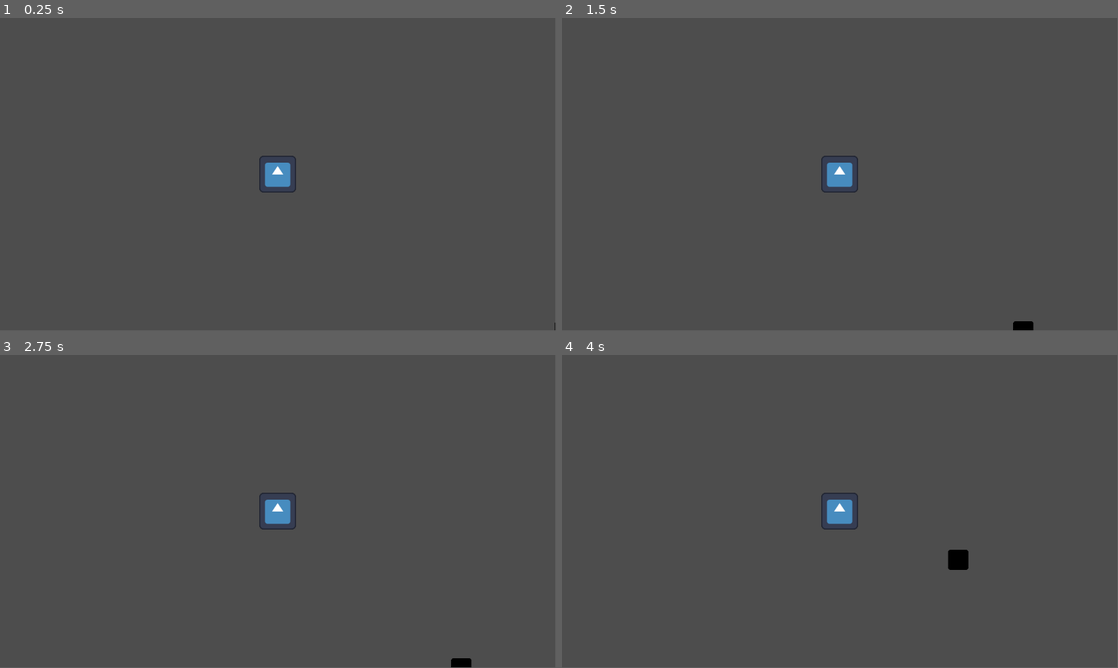
Above: before the commit, frames 1-4 (two rows, left to right).
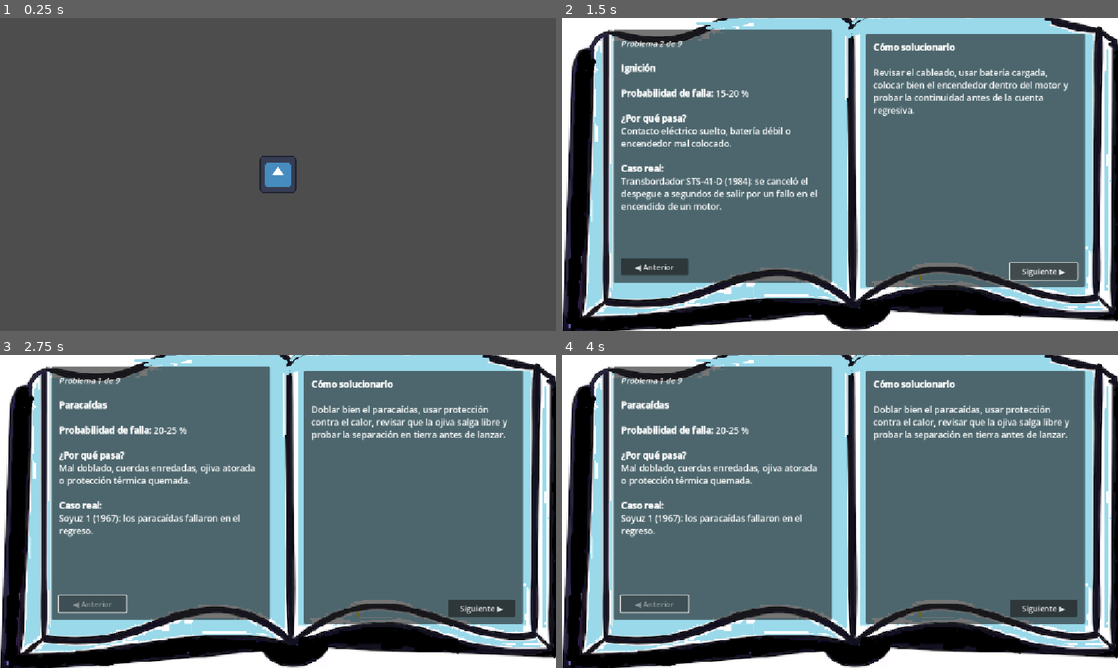
Above: after the commit, the same moments.

Repository: Eduplyer/RocketMission
Game: Godot game, scene res://Environment/space_center.tscn
Two runs of this game, one before a commit and one after it. Both use one fixed random seed, a clock stepped at 60 frames per second and the inputs below. The engine's default icon, where the game draws it, is replaced by a stand-in: a white triangle on a blue panel in a dark square.
Inputs (mouse positions are in pixels of both pictures, inside the frame that each line leads up to):
- Up to frame 1 (0.25 s): no input
- Up to frame 2 (1.5 s): tap Enter at 0.5 s; hold D (Right) 0.53-1.25 s; hold Tab (book, bound only after the commit) 0.53-1.25 s; click (1045, 271) at 1.25 s, where only the run after the commit has a clickable "Siguiente ▶"
- Up to frame 3 (2.75 s): click (94, 602) at 2 s, where only the run after the commit has a clickable "◀ Anterior"
- Up to frame 4 (4 s): tap Space at 2.75 s; hold S (Down) 2.78-3.53 s; tap E (Take) at 2.85 s; tap Tab (book, bound only after the commit) at 3.05 s; hold D (Right) from 3.53 s (still down); hold Tab (book, bound only after the commit) from 3.53 s (still down)
In our replay, the window is 799x449 before the commit and 800x450 after it. These sizes can differ from the game's own. Grey fills any space a smaller window leaves; there, only what the larger window draws over its background counts as a difference.

The runs differ from the first frame. In frame 1, less than 0.1% of the frame differs, in the area x 46-100%, y 44-100%; in frame 2, 98%; in frame 3, 98%, in the area x 0-100%, y 0-100%; in frame 4, 98%.

Commit message:
4

Diff:
--- a/Screens/gmat.tscn
+++ b/Screens/gmat.tscn
@@ -65,3 +65,11 @@
 [node name="ValueCircularity" type="HSlider" parent="Panel/VBoxContainer"]
 custom_minimum_size = Vector2(300, 0)
 layout_mode = 2
+
+[node name="Button" type="Button" parent="Panel"]
+layout_mode = 0
+offset_right = 8.0
+offset_bottom = 8.0
+text = "SAVE and CLOSE"
+
+[connection signal="pressed" from="Panel/Button" to="." method="_on_button_pressed"]
--- a/Screens/gui.tscn
+++ b/Screens/gui.tscn
@@ -1,8 +1,12 @@
-[gd_scene load_steps=2 format=3 uid="uid://bpijyfxp1087s"]
+[gd_scene load_steps=3 format=3 uid="uid://bpijyfxp1087s"]
 
 [ext_resource type="PackedScene" uid="uid://bt3l75cgr6rg7" path="res://Screens/gmat.tscn" id="1_jf5eo"]
+[ext_resource type="PackedScene" uid="uid://d4jpbscp864x5" path="res://Interactives/book.tscn" id="2_vve12"]
 
 [node name="GUI" type="CanvasLayer"]
 
 [node name="GMAT" parent="." instance=ExtResource("1_jf5eo")]
 visible = false
+
+[node name="Book" parent="." instance=ExtResource("2_vve12")]
+visible = false
--- a/Scripts/gmat.gd
+++ b/Scripts/gmat.gd
@@ -39,3 +39,8 @@
 	save_data()
 	send_data.emit(player_data)
 	return player_data
+
+
+func _on_button_pressed() -> void:
+	obtener_datos_para_calculo()
+	hide()
--- a/Scripts/main_character.gd
+++ b/Scripts/main_character.gd
@@ -1,7 +1,8 @@
 extends CharacterBody2D
 
 const SPEED = 300.0
-
+var interactuable_actual: takelabel = null
+@onready var libro: CanvasLayer = $GUI/Book
 func _physics_process(delta: float) -> void:
 	get_input()
 	move_and_slide()
@@ -12,8 +13,9 @@
 		rotation = direccion.angle()
 	velocity=SPEED*direccion
 
-var interactuable_actual: takelabel = null
 
 func _unhandled_input(event: InputEvent) -> void:
 	if event.is_action_pressed("Take") and interactuable_actual != null:
 		interactuable_actual.interact()
+	if event.is_action_pressed("book"):
+		libro.visible=not libro.visible
--- a/project.godot
+++ b/project.godot
@@ -18,6 +18,7 @@
 [display]
 
 window/size/mode=2
+window/stretch/mode="canvas_items"
 
 [input]
 
@@ -46,6 +47,11 @@
 "events": [Object(InputEventKey,"resource_local_to_scene":false,"resource_name":"","device":-1,"window_id":0,"alt_press …(192 unchanged characters)…
 ]
 }
+book={
+"deadzone": 0.2,
+"events": [Object(InputEventKey,"resource_local_to_scene":false,"resource_name":"","device":-1,"window_id":0,"alt_pressed":false,"shift_pressed":false,"ctrl_pressed":false,"meta_pressed":false,"pressed":false,"keycode":0,"physical_keycode":4194306,"key_label":0,"unicode":0,"location":0,"echo":false,"script":null)
+]
+}
 
 [layer_names]
 
